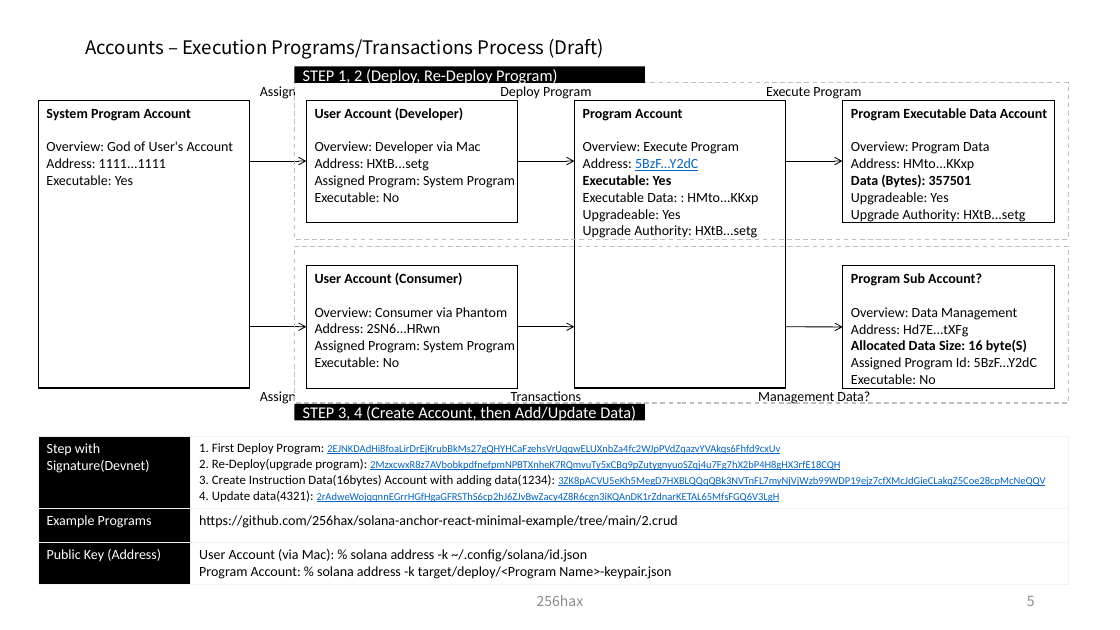
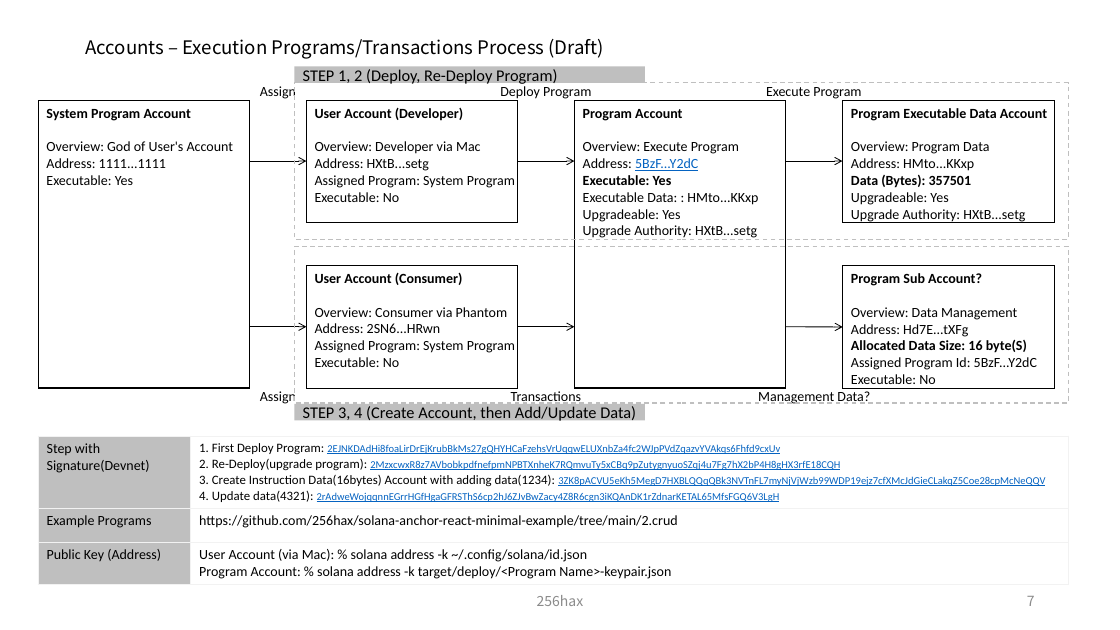
Before and after one commit to SmartGru25/Solana-React-Minimal, a slide deck: slide 8 of docs/Solana_Blockchain_Outline_Figure.pptx (slide 6 before the commit). Drawn at 1120x630 pixels with LibreOffice and Linux fonts; fonts in the diff are those of the drawing. Boxes give left, top, right and bottom in pixels: in the first picture for what was removed or moved away, otherwise in the second. Text is boxed around its words. In the diff, an @@ line names an element or a change of style, - is before the commit and + after.

```diff
--- a/docs/Solana_Blockchain_Outline_Figure.pptx
+++ b/docs/Solana_Blockchain_Outline_Figure.pptx
@@ rectangle "STEP 1, 2 (Deploy, Re-Deploy ..." at [294,66,644,83]: text colour #FFFFFF to #000000; fill #000000 to #BFBFBF @@
@@ rectangle "STEP 3, 4 (Create Account, ..." at [294,404,644,421]: text colour #FFFFFF to #000000; fill #000000 to #BFBFBF @@
@@ table at [38,436,1068,583] @@
@@ fill #000000 to #BFBFBF in 3 cells @@
@@ text colour #FFFFFF to #000000 in "Step with Signature(Devnet)", "Example Programs", "Public Key (Address)" @@
@@ page number at [1027,596,1035,606]: text changed @@
-5
+7
```
Also in this commit, not shown: 2 other slides changed, 4 slides added, 1 other file.
